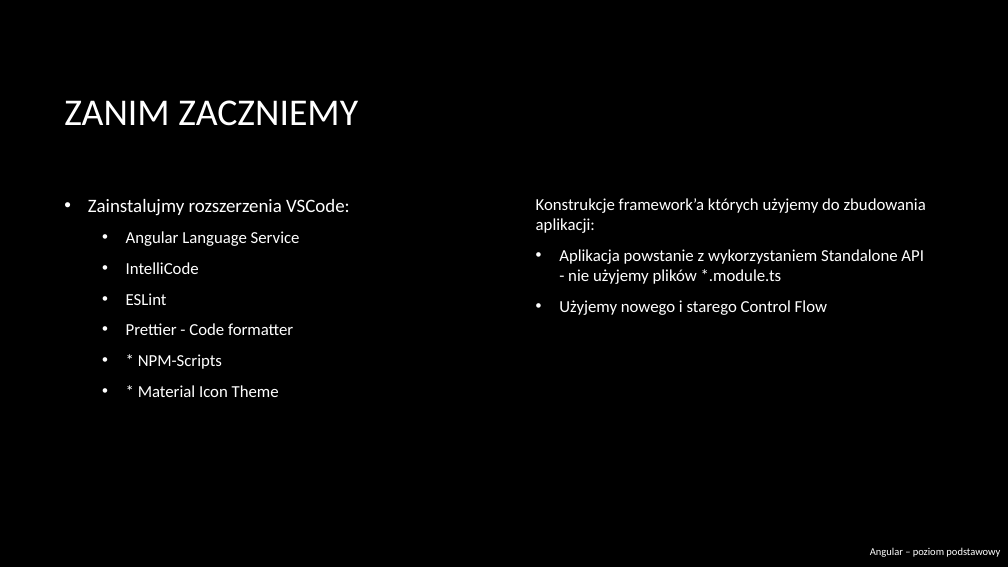
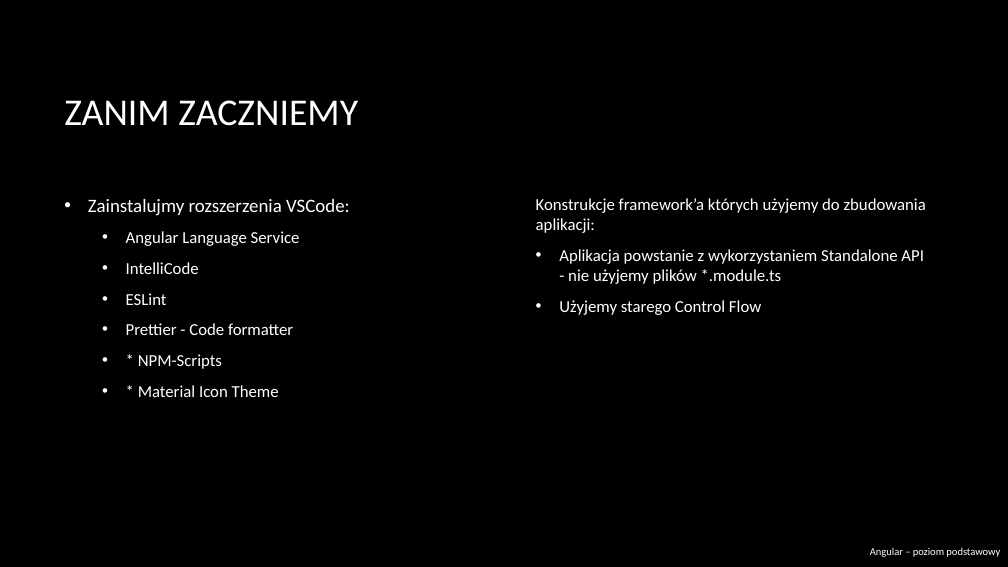
Before and after one commit to RafalSzczuka/angular-course-pfr, a slide deck: slide 32 of prezentacja/Angular beginner.pptx. Drawn at 1008x567 pixels with LibreOffice and Linux fonts; fonts in the diff are those of the drawing; background and template pictures are left out. Boxes give left, top, right and bottom in pixels: in the first picture for what was removed or moved away, otherwise in the second. Text is boxed around its words. In the diff, an @@ line names an element or a change of style, - is before the commit and + after.

```diff
--- a/prezentacja/Angular beginner.pptx
+++ b/prezentacja/Angular beginner.pptx
@@ text at bbox=[559, 300, 761, 315]: text changed @@
-  • Użyjemy nowego i starego Control Flow
+  • Użyjemy starego Control Flow
```
Also in this commit, not shown: 6 other slides changed.
